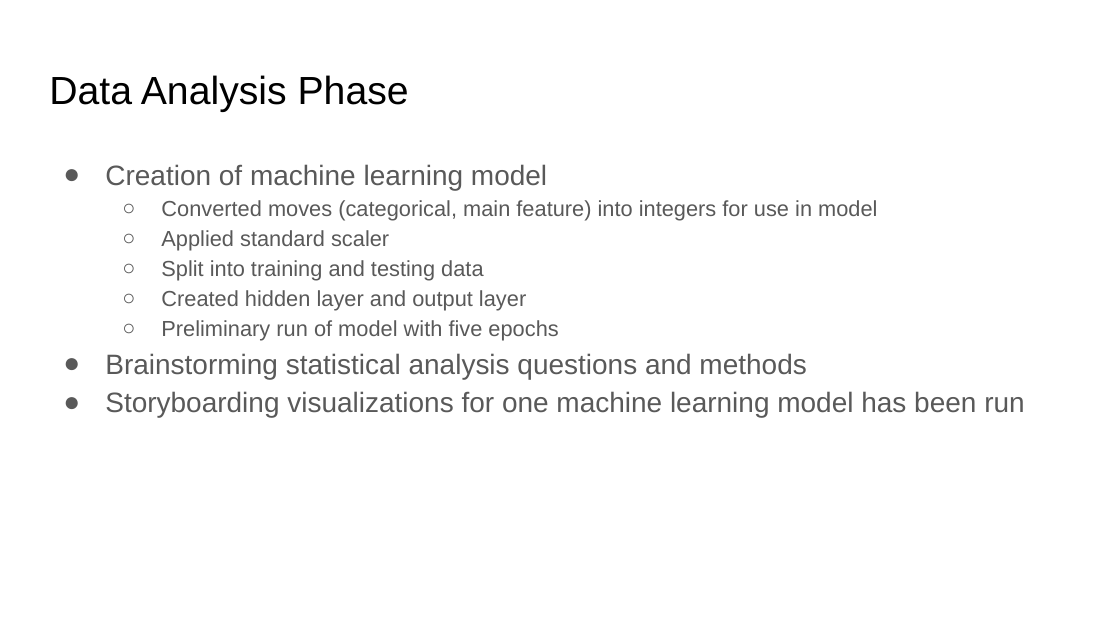
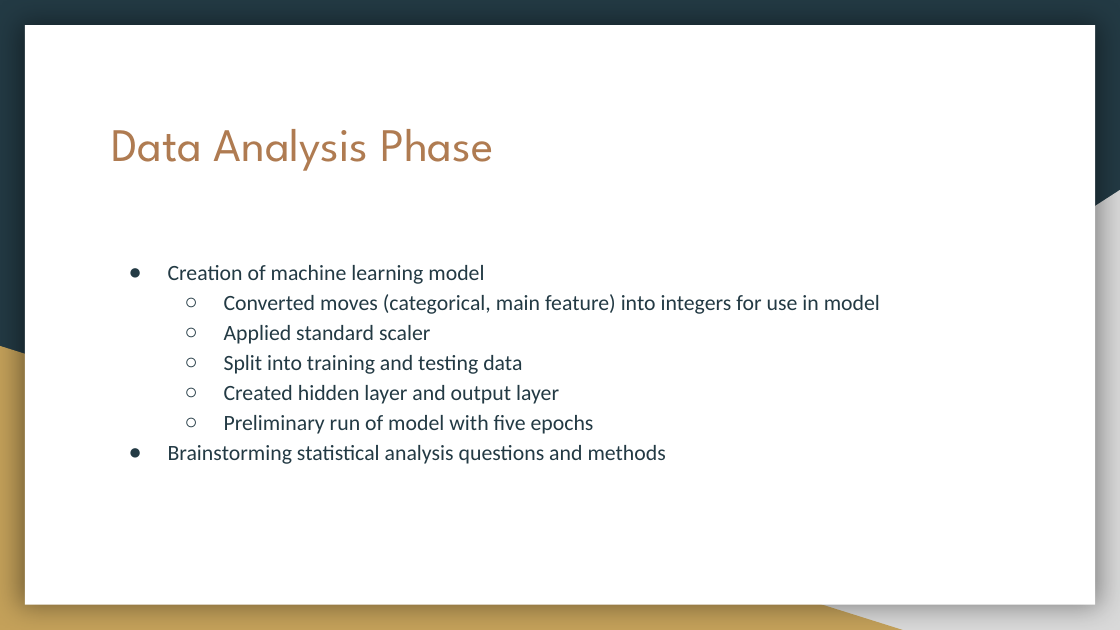
Before and after one commit to Nveatch/Chess_Games_Group_Analysis, a slide deck: slide 7 of Group_1_Presentation.pptx. Drawn at 1120x630 pixels with LibreOffice and Linux fonts; fonts in the diff are those of the drawing. Boxes give left, top, right and bottom in pixels: in the first picture for what was removed or moved away, otherwise in the second. Text is boxed around its words. In the diff, an @@ line names an element or a change of style, - is before the commit and + after.

```diff
--- a/Group_1_Presentation.pptx
+++ b/Group_1_Presentation.pptx
@@ background #FFFFFF to #233A44 @@
@@ rectangle added at (25,26,1095,605), fill #FFFFFF @@
@@ title "Data Analysis Phase": place and size @@
-title "Data Analysis Phase" at (49,75,409,112)
+title "Data Analysis Phase" at (112,129,493,171)
@@ title "Data Analysis Phase" at (112,129,493,171): size 25.2 to 30 pt, font Arial to League Spartan, text colour #000000 to #AF7B51 @@
@@ right triangle added at (439,190,1120,630), fill #D9D9D9 @@
@@ text "Creation of machine learning model": place and size @@
-text "Creation of machine learning model" at (105,164,1024,417)
+text "Creation of machine learning model" at (168,265,880,464)
@@ text "Creation of machine learning model" at (168,265,880,464): size 18 to 14 pt in "Creation of machine learning model", "Brainstorming statistical analysis questions and methods"; font Arial to Calibri, text colour #595959 to #233A44; indent changed; bullet colour #595959 to #233A44 @@
@@ right triangle added at (0,346,903,630), fill #C4A15A @@
@@ text at (105,391,1024,417): paragraph removed @@
-● Storyboarding visualizations for one machine learning model has been run
```
Also in this commit, not shown: 18 other slides changed, 1 slide added.
